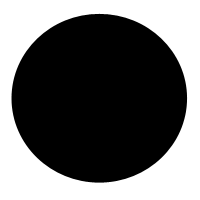
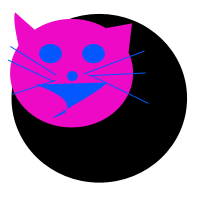
Revision of a layered (200, 200) image; what changed, layer by layer:
added layer "Shape 15" above "Shape 14" over [12, 79, 56, 95]
added layer "Shape 14" above "Shape 13" over [10, 46, 57, 76]
added layer "Shape 13" above "Shape 12" over [8, 59, 55, 83]
added layer "Shape 12" above "Shape 11" over [92, 75, 149, 104]
added layer "Shape 11" above "Shape 10" over [88, 72, 146, 77]
added layer "Shape 10" above "Shape 9" over [83, 50, 145, 75]
added layer "Shape 9" above "Shape 8 copy" over [67, 71, 78, 82]
added layer "Shape 8 copy" above "Shape 8" over [82, 44, 105, 64]
added layer "Shape 8" above "Shape 7" over [39, 44, 62, 64]
added layer "Shape 7" above "Shape 6" over [35, 82, 107, 118]
added layer "Shape 6" above "Shape 5" over [14, 12, 132, 66]
added layer "Shape 5" above "Shape 4" over [10, 18, 134, 128]
